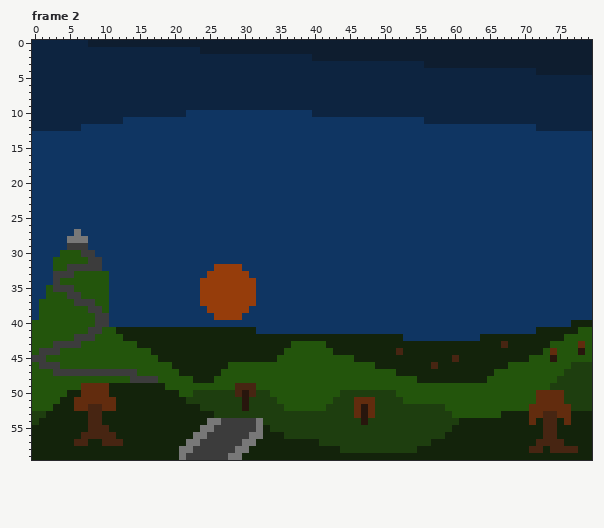
File history of a pixel-art file, Assets/Sprites/EndLandscape.aseprite. The first picture shows the starting point.
80x60 pixels, 13 frames. Colours within 5 levels of each other are drawn and written as one. Shown: frame 2. The commit also changed other frames, which this record leaves out.
The same view after the edit:
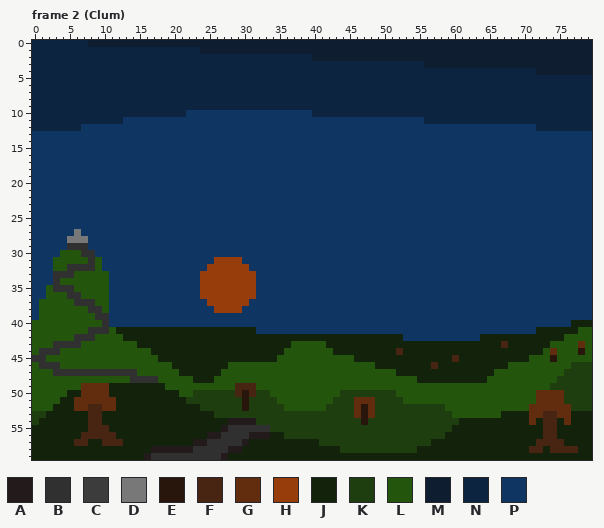
Palette (. is transparent): A #231b1b  B #303030  C #3c3c3c  D #787878  E #28160d  F #472512  G #622c0e  H #963d0b  J #13230b  K #1e3e0f  L #23550c  M #0e1d2f  N #0d2440  P #0f3562
Message: Landscape sunset animation!
Change:
Frame 2 (Clum), layers "Paths", "Sky/Sun":
The author changed colour C to colour A in row 54 at x 28 to 31; in row 55 at x 27; in row 56 at x 25 to 26; in row 57 at x 24; in row 58 at x 28; in row 59 at x 27.
The author changed colour D to colour A in row 56 at x 31 to 32; in row 57 at x 23 and 30; in row 58 at x 21 to 22 and 29.
The author changed colour J to colour A in row 56 at x 33; in row 58 at x 17 to 20; in row 59 at x 16.
The author changed colour C to colour B in row 29 at x 5 to 7; in row 30 at x 7 to 8; in row 31 at x 8; in row 32 at x 5 to 8; in row 33 at x 3 to 5; in row 34 at x 3.
The author changed colour C to colour B in row 35 at x 3 to 5; in row 36 at x 5 to 6; in row 37 at x 6 to 8; in row 38 at x 8 to 9; in row 39 at x 9 to 10; in row 40 at x 10.
The author changed colour C to colour B in row 41 at x 8 to 9; in row 42 at x 6 to 8; in row 43 at x 3 to 6; in row 44 at x 1 to 3; in row 45 at x 0 to 1; in row 46 at x 1 to 3.
The author changed colour C to colour B in row 47 at x 3 to 14; in row 48 at x 14 to 17; in row 55 at x 28 to 31; in row 56 at x 27 to 30; in row 57 at x 25 to 29; in row 58 at x 23 to 27.
The author changed colour C to colour B in row 59 at x 22 to 26.
The author changed colour D to colour B in row 55 at x 32; in row 59 at x 21.
The author changed colour J to colour B in row 55 at x 33; in row 59 at x 17 to 20.
The author changed colour L to colour B in row 41 at x 10.
The author changed colour P to colour H in row 31 at x 26 to 29; in row 32 at x 25 and 30; in row 33 at x 24 and 31.
The author changed colour C to colour J in row 54 at x 27; in row 55 at x 26.
The author changed colour D to colour J in row 54 at x 25 to 26; in row 55 at x 24 to 25; in row 56 at x 23 to 24; in row 57 at x 22 and 31; in row 58 at x 30; in row 59 at x 28 to 29.
The author changed colour D to colour K in row 54 at x 32.
The author changed colour C to colour L in rows 31 to 32 at x 9; in row 40 at x 9.
The author changed colour H to colour P in row 37 at x 24 and 31; in row 38 at x 25 and 30; in row 39 at x 26 to 29.
